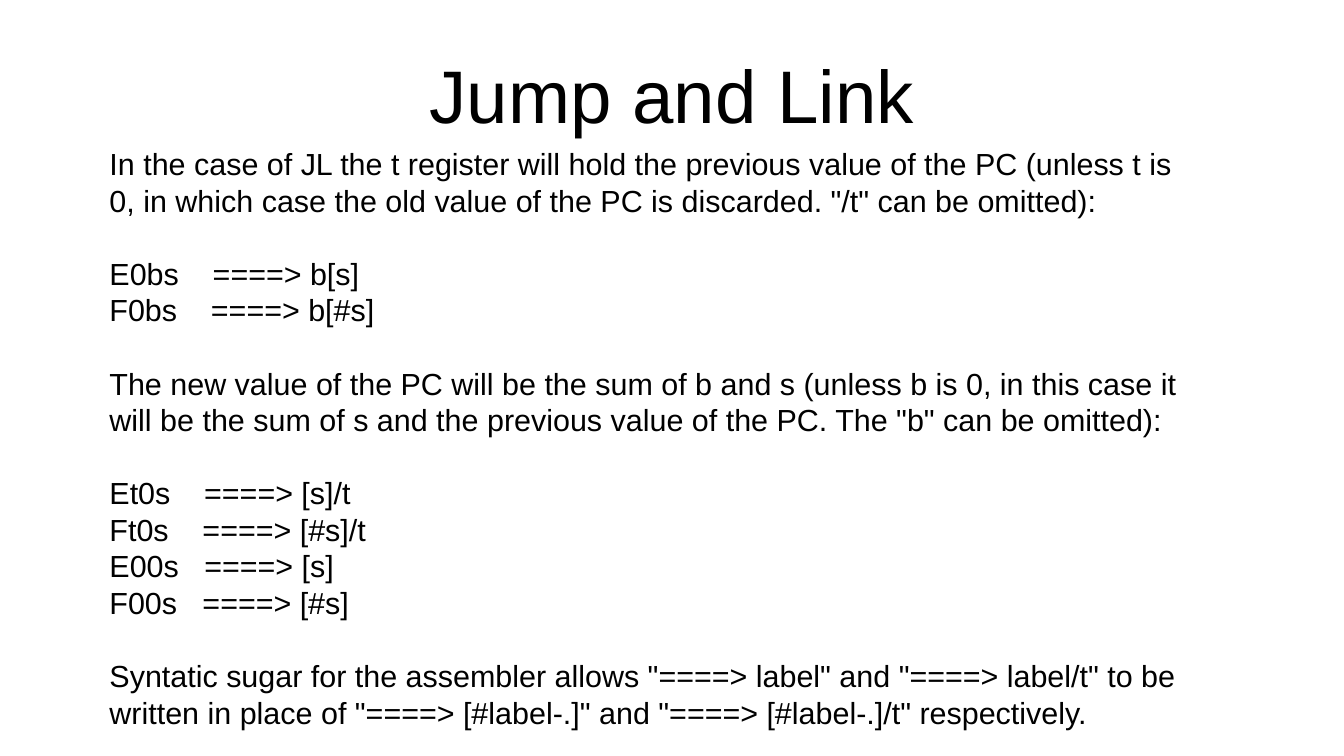
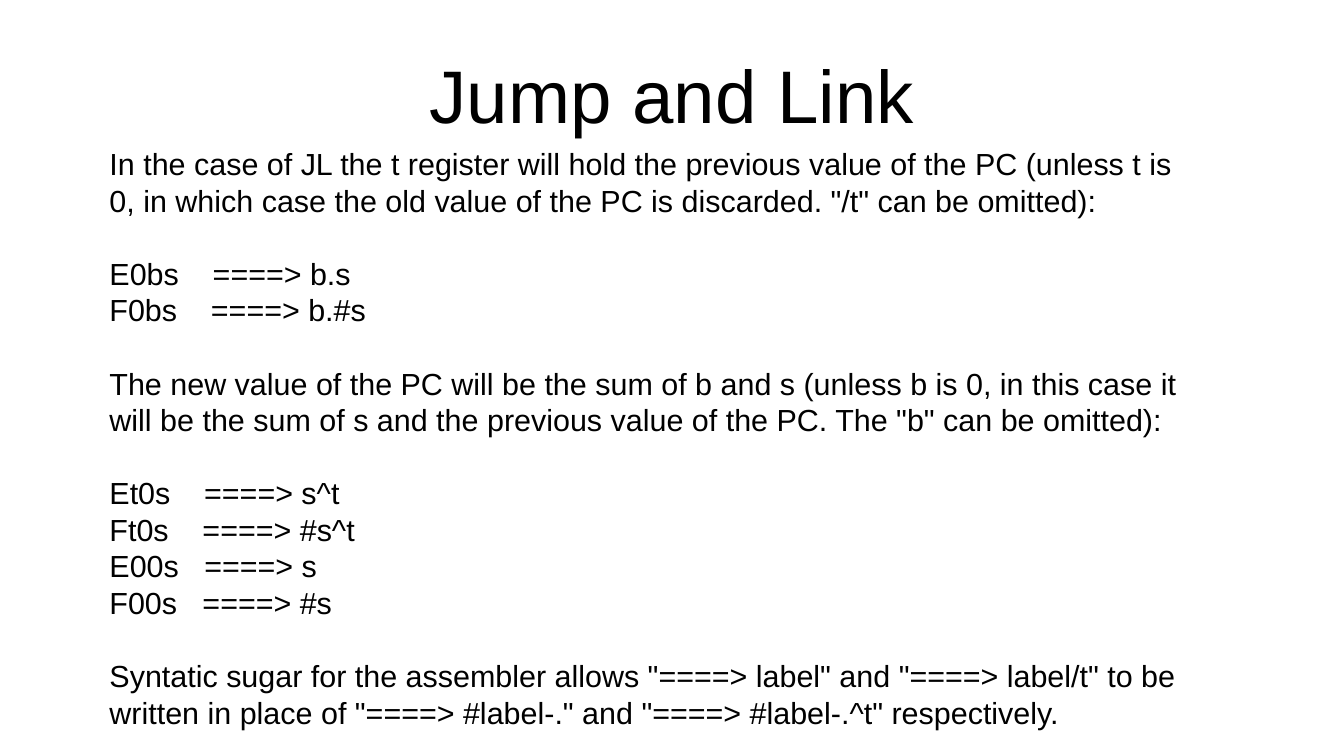
Before and after one commit to jeceljr/baby42, a slide deck: slide 22 of doc/baby42_slides.odp. Drawn at 1344x756 pixels with LibreOffice and Linux fonts; fonts in the diff are those of the drawing. Boxes give left, top, right and bottom in pixels: in the first picture for what was removed or moved away, otherwise in the second. Text is boxed around its words. In the diff, an @@ line names an element or a change of style, - is before the commit and + after.

```diff
--- a/doc/baby42_slides.odp
+++ b/doc/baby42_slides.odp
@@ text at bbox=[109, 263, 366, 322]: text changed @@
-E0bs ====> b[s]
-F0bs ====> b[#s]
+E0bs ====> b.s
+F0bs ====> b.#s
@@ text at bbox=[109, 482, 1175, 730]: text changed @@
-Et0s ====> [s]/t
-Ft0s ====> [#s]/t
-E00s ====> [s]
-F00s ====> [#s]
-Syntatic sugar for the assembler allows "====> label" and "====> label/t" to be written in place of "====> [#label-.]" and "====> [#label-.]/t" respectively.
+Et0s ====> s^t
+Ft0s ====> #s^t
+E00s ====> s
+F00s ====> #s
+Syntatic sugar for the assembler allows "====> label" and "====> label/t" to be written in place of "====> #label-." and "====> #label-.^t" respectively.
```
Also in this commit, not shown: 19 other slides changed, 1 slide added, 1 other file.
